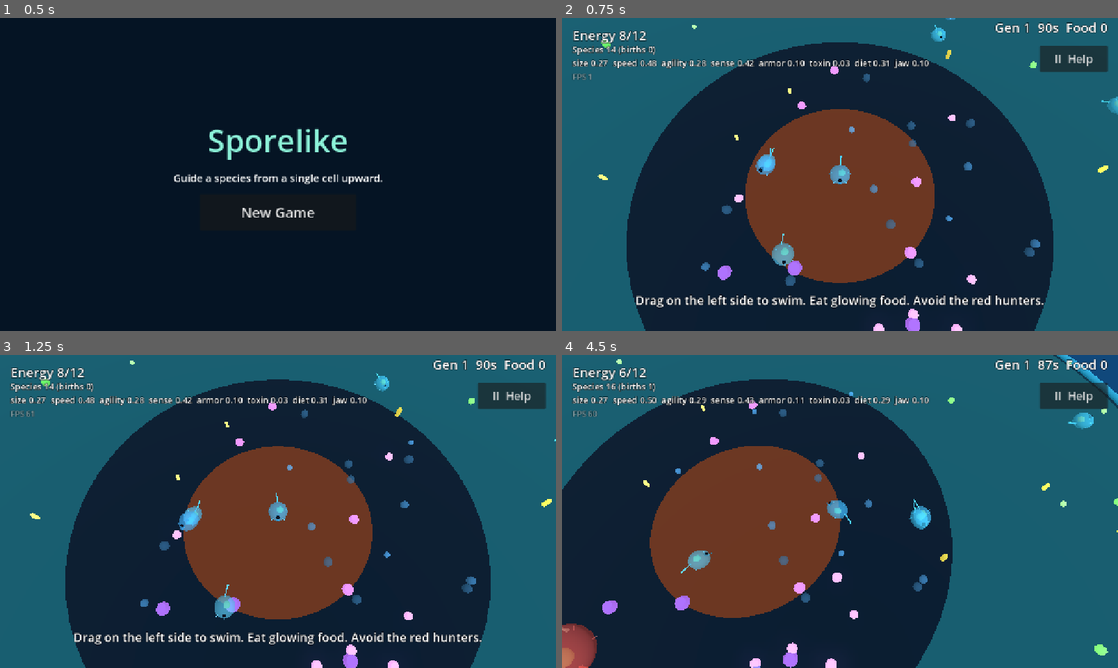
Above: before the commit, frames 1-4 (two rows, left to right).
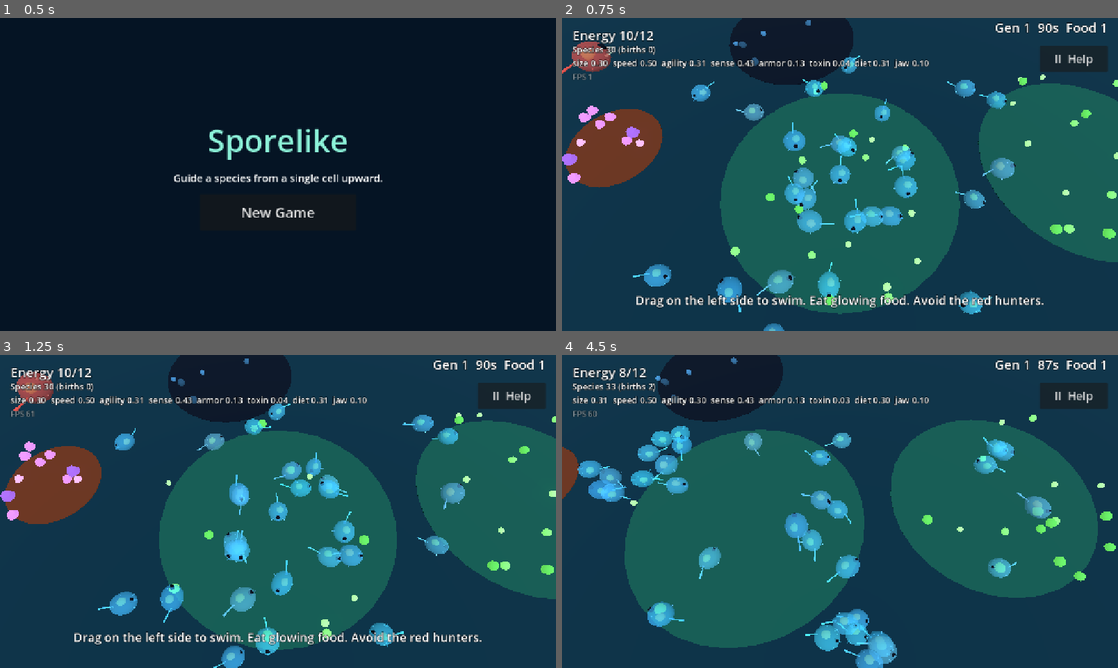
Above: after the commit, the same moments.

Repository: drag0nblad3/Sporelike-
Game: Godot game, scene res://scenes/main.tscn
Two runs of this game, one before a commit and one after it. Both use one fixed random seed, a clock stepped at 60 frames per second and the inputs below.
Inputs (mouse positions are in pixels of both pictures, inside the frame that each line leads up to):
- Up to frame 1 (0.5 s): no input
- Up to frame 2 (0.75 s): click "New Game" at 0.5 s
- Up to frame 3 (1.25 s): no input
- Up to frame 4 (4.5 s): move the mouse to (962, 495) at 1.27 s; hold Right (ui_right) 1.28-2 s; click (962, 495) at 1.42 s; drag from (728, 527) to (812, 574) at 2.02 s; move the mouse to (895, 442) at 2.77 s; hold Right (ui_right) 2.78-3.5 s; drag from (812, 574) to (673, 464) at 3.52 s; move the mouse to (1006, 558) at 4.27 s; hold Left (ui_left) from 4.28 s (still down)

Frame 1 is identical in both runs. In frame 2, 67% of the frame differs, in the area x 0-100%, y 0-100%; in frame 3, 67%; in frame 4, 73%.

Commit message:
Bigger world with scattered food patches and a larger species
The world radius grows from 30 to 55. Food now grows in patches placed
from a saved seed (BiomeMap) instead of concentric rings, each tinting
the floor. The species starts at 30 (max 100) with 7 hunters. A FoodGrid
keeps food lookups local so the larger counts stay cheap, and AI cells
roam to nearby patches when they see no food.

Co-Authored-By: Claude Opus 5.5 <noreply@anthropic.com>
Claude-Session: https://claude.ai/code/session_01LRZhwzL1ScNEsSmFRd9Hjh

Diff:
--- a/scripts/core/food_kind.gd
+++ b/scripts/core/food_kind.gd
@@ -16,47 +16,63 @@
 var drift_speed := 0.0
 ## Speed it darts away at when something comes close (0 = never).
 var flee_speed := 0.0
-var zone_min := 0.0
-var zone_max := 30.0
+## Where it grows: this many patches of the sea floor, each a circle with a
+## radius between patch_min and patch_max, scattered around the world.
+var patch_count := 4
+var patch_min := 4.0
+var patch_max := 8.0
+var floor_color := Color(0.1, 0.3, 0.3)
+var floor_glow := 0.0
 var target_count := 10
 var regrow_interval := 1.0
 var size := 0.22
 
 
 static func all() -> Array[FoodKind]:
-	# Algae: plentiful in the sunlit outer shallows. Easy, low value.
-	var algae := _make("algae", Color(0.45, 1.0, 0.4), 2.5, true, 14.0, 29.0, 45, 0.3)
+	# Algae: big sunlit meadows. Plentiful, easy, low value.
+	var algae := _make("algae", Color(0.45, 1.0, 0.4), 2.5, true, 120, 0.12)
 	algae.hardness_max = 0.3
+	_patches(algae, 7, 6.0, 11.0, Color(0.12, 0.38, 0.3))
 
-	# Plankton: drifts and darts away. Rich, but needs speed or agility.
-	var plankton := _make("plankton", Color(1.0, 0.9, 0.3), 3.5, false, 6.0, 24.0, 18, 0.9)
+	# Plankton: open-water clouds. Drifts and darts away; rich if caught.
+	var plankton := _make("plankton", Color(1.0, 0.9, 0.3), 3.5, false, 55, 0.35)
 	plankton.drift_speed = 1.2
 	plankton.flee_speed = 5.5
 	plankton.hardness_max = 0.1
+	_patches(plankton, 5, 6.0, 10.0, Color(0.1, 0.25, 0.35))
 
-	# Shells: around the warm central vents. Very rich, needs a strong jaw.
-	var shells := _make("shells", Color(0.75, 0.45, 1.0), 5.0, false, 0.0, 10.0, 14, 1.2)
+	# Shells: beds around warm vents. Very rich, needs a strong jaw.
+	var shells := _make("shells", Color(0.75, 0.45, 1.0), 5.0, false, 40, 0.45)
 	shells.hardness_min = 0.3
 	shells.hardness_max = 0.7
 	shells.size = 0.3
+	_patches(shells, 4, 3.0, 5.0, Color(0.45, 0.18, 0.08), 0.6)
 
-	# Motes: faint glowing spores in the deep center. Only keen senses find them.
-	var motes := _make("motes", Color(0.4, 0.75, 1.0, 0.6), 3.0, true, 0.0, 12.0, 16, 0.8)
+	# Motes: faint spores in dark trenches. Only keen senses find them.
+	var motes := _make("motes", Color(0.4, 0.75, 1.0, 0.6), 3.0, true, 45, 0.3)
 	motes.visibility = 0.35
+	_patches(motes, 4, 4.0, 7.0, Color(0.02, 0.06, 0.12))
 
 	var list: Array[FoodKind] = [algae, plankton, shells, motes]
 	return list
 
 
 static func _make(name: String, tint: Color, value: float, plant: bool,
-		inner: float, outer: float, count: int, regrow: float) -> FoodKind:
+		count: int, regrow: float) -> FoodKind:
 	var k := FoodKind.new()
 	k.id = name
 	k.color = tint
 	k.energy = value
 	k.is_plant = plant
-	k.zone_min = inner
-	k.zone_max = outer
 	k.target_count = count
 	k.regrow_interval = regrow
 	return k
+
+
+static func _patches(k: FoodKind, count: int, smallest: float, largest: float,
+		ground: Color, glow: float = 0.0) -> void:
+	k.patch_count = count
+	k.patch_min = smallest
+	k.patch_max = largest
+	k.floor_color = ground
+	k.floor_glow = glow
--- a/scripts/creatures/species_cell.gd
+++ b/scripts/creatures/species_cell.gd
@@ -2,9 +2,15 @@
 extends Organism
 ## An AI member of the player's species. Flees predators it can sense,
 ## otherwise swims to the most worthwhile food it can find and digest,
-## otherwise wanders.
+## otherwise heads for one of the nearby food patches it knows about.
+
+const FORAGE_CHOICES := 3
+const FORAGE_GIVE_UP := 12.0
 
 var ecosystem: Ecosystem
+
+var _forage_target := Vector2.ZERO
+var _forage_timer := 0.0
 
 
 func think(delta: float) -> void:
@@ -20,4 +26,22 @@
 		move_input = (food.flat_pos() - me).normalized()
 		return
 
-	move_input = wander_input(delta)
+	_forage_timer -= delta
+	if _forage_timer <= 0.0 or me.distance_to(_forage_target) < 2.0:
+		_pick_forage_target(me)
+	move_input = (_forage_target - me).normalized() * 0.7
+
+
+## Picks one of the few patches closest to here, so the species spreads
+## between neighbouring patches instead of crossing the whole world.
+func _pick_forage_target(me: Vector2) -> void:
+	_forage_timer = FORAGE_GIVE_UP
+	var patches := ecosystem.map.patches.duplicate()
+	patches.sort_custom(func(a: FoodPatch, b: FoodPatch) -> bool:
+		return me.distance_to(a.center) < me.distance_to(b.center))
+	var count := mini(FORAGE_CHOICES, patches.size())
+	if count == 0:
+		_forage_target = Vector2.ZERO
+		return
+	var patch: FoodPatch = patches[randi() % count]
+	_forage_target = patch.random_point(ecosystem.rng)
--- a/scripts/game.gd
+++ b/scripts/game.gd
@@ -7,7 +7,7 @@
 signal quit_to_title
 signal generation_started(number: int)
 
-const ARENA_RADIUS := 30.0
+const ARENA_RADIUS := 55.0
 const DEATH_PAUSE := 1.5
 
 var ecosystem: Ecosystem
@@ -33,7 +33,9 @@
 
 func _ready() -> void:
 	rng.randomize()
-	add_child(Arena.new(ARENA_RADIUS))
+	var world_seed := int(_save.get("world_seed", randi()))
+	var map := BiomeMap.generate(world_seed, ARENA_RADIUS, FoodKind.all())
+	add_child(Arena.new(map))
 	camera = CameraRig.new()
 	add_child(camera)
 	hud = Hud.new()
@@ -45,7 +47,7 @@
 
 	var founder := Genome.new()
 	ecosystem = Ecosystem.new()
-	ecosystem.setup(ARENA_RADIUS, founder)
+	ecosystem.setup(map, founder)
 	ecosystem.saved_members = GameSaver.members_from(_save)
 	ecosystem.births = int(_save.get("births", 0))
 	ecosystem.species_changed.connect(_refresh_species)
@@ -72,6 +74,7 @@
 	saver.director = director
 	saver.cycle = cycle
 	saver.progress = progress
+	saver.world_seed = world_seed
 	progress.points = float(_save.get("progress", 0.0))
 	add_child(saver)
 
@@ -109,8 +112,9 @@
 func _announce() -> void:
 	generation_started.emit(cycle.number)
 	if smoke_test:
-		print("smoke: generation %d started, species %d, progress %d" % [
-			cycle.number, ecosystem.species.size(), progress.points])
+		print("smoke: generation %d started, species %d, progress %d, physics %.2f ms" % [
+			cycle.number, ecosystem.species.size(), progress.points,
+			Performance.get_monitor(Performance.TIME_PHYSICS_PROCESS) * 1000.0])
 
 
 func _on_player_died(cause: String) -> void:
--- a/scripts/ui/glossary.gd
+++ b/scripts/ui/glossary.gd
@@ -22,11 +22,14 @@
 bodies chew faster. Food far harder than your jaw cannot be eaten.
 
 [font_size=28][b]Food[/b][/font_size]
-[b]Algae[/b] (green, plant): plentiful in the sunlit outer ring. Easy, low value.
-[b]Plankton[/b] (yellow, meat): drifts in the middle ring and darts away when \
-you come close. Rich if you can catch it.
-[b]Shells[/b] (purple, meat): around the warm center. Very rich, but need a strong jaw.
-[b]Motes[/b] (faint blue, plant): in the deep center. Hard to see, so they need keen sense.
+Food grows in patches scattered around the world, each with its own floor colour.
+[b]Algae[/b] (green, plant): big teal meadows, one where your species starts. \
+Easy, low value.
+[b]Plankton[/b] (yellow, meat): clouds over blue open water. Drifts and darts \
+away when you come close. Rich if you can catch it.
+[b]Shells[/b] (purple, meat): small beds around glowing orange vents. Very \
+rich, but need a strong jaw.
+[b]Motes[/b] (faint blue, plant): dark trenches. Hard to see, so they need keen sense.
 
 [b]Food grades[/b]: every piece is a little different. Bigger, darker pieces \
 are worth a bit more energy, but are much tougher to crack, harder to spot, \
@@ -41,7 +44,8 @@
 [b]Generation[/b]: a timed round (top right shows time left). It ends when \
 the timer runs out or you die.
 [b]Species[/b]: the other cells of your kind. They eat, breed and die on \
-their own. The top-left line shows their average traits: a description of \
+their own, and roam between nearby patches when food runs out. The \
+top-left line shows their average traits: a description of \
 everyone in the species this generation, so deaths do not drag it down.
 [b]Births[/b]: well-fed cells split into offspring with small random mutations.
 [b]Population screen[/b]: between generations it shows how your species \
--- a/scripts/world/arena.gd
+++ b/scripts/world/arena.gd
@@ -1,12 +1,15 @@
 class_name Arena
 extends Node3D
-## The patch of ocean: background, lighting, sea floor and glowing rim.
+## The patch of ocean: background, lighting, sea floor with each food
+## patch from the BiomeMap drawn on it, and a glowing rim.
 
-var radius := 30.0
+var radius := 55.0
+var map: BiomeMap
 
 
-func _init(arena_radius: float = 30.0) -> void:
-	radius = arena_radius
+func _init(biome_map: BiomeMap) -> void:
+	map = biome_map
+	radius = biome_map.radius
 
 
 func _ready() -> void:
@@ -30,7 +33,7 @@
 	floor_mesh.top_radius = radius
 	floor_mesh.bottom_radius = radius
 	floor_mesh.height = 0.2
-	floor_mesh.radial_segments = 64
+	floor_mesh.radial_segments = 96
 	var floor_mat := StandardMaterial3D.new()
 	floor_mat.albedo_color = Color(0.05, 0.2, 0.25)
 	var ocean_floor := MeshInstance3D.new()
@@ -39,16 +42,21 @@
 	ocean_floor.position.y = -1.5
 	add_child(ocean_floor)
 
-	# Zones on the floor: sunlit shallows outside, deep water inside,
-	# warm vents in the middle. FoodKind zones match these radii.
-	_floor_disc(radius - 0.5, Color(0.12, 0.38, 0.4), 0.0, -1.38)
-	_floor_disc(13.0, Color(0.03, 0.1, 0.16), 0.0, -1.37)
-	_floor_disc(6.0, Color(0.45, 0.18, 0.08), 0.6, -1.36)
+	# Each food patch tints the floor beneath it: meadows, open water,
+	# warm vents, dark trenches.
+	var looks := {}
+	for kind in FoodKind.all():
+		looks[kind.id] = kind
+	var y := -1.39
+	for patch in map.patches:
+		var kind: FoodKind = looks[patch.kind_id]
+		y += 0.001
+		_floor_disc(patch.center, patch.radius, kind.floor_color, kind.floor_glow, y)
 
 	var rim_mesh := TorusMesh.new()
 	rim_mesh.inner_radius = radius - 0.25
 	rim_mesh.outer_radius = radius + 0.25
-	rim_mesh.rings = 64
+	rim_mesh.rings = 96
 	var rim_mat := StandardMaterial3D.new()
 	rim_mat.albedo_color = Color(0.2, 0.6, 0.7)
 	rim_mat.emission_enabled = true
@@ -60,12 +68,12 @@
 	add_child(rim)
 
 
-func _floor_disc(r: float, color: Color, glow: float, y: float) -> void:
+func _floor_disc(at: Vector2, r: float, color: Color, glow: float, y: float) -> void:
 	var mesh := CylinderMesh.new()
 	mesh.top_radius = r
 	mesh.bottom_radius = r
 	mesh.height = 0.02
-	mesh.radial_segments = 64
+	mesh.radial_segments = 32
 	var mat := StandardMaterial3D.new()
 	mat.albedo_color = color
 	if glow > 0.0:
@@ -74,5 +82,5 @@
 	var disc := MeshInstance3D.new()
 	disc.mesh = mesh
 	disc.material_override = mat
-	disc.position.y = y
+	disc.position = Vector3(at.x, y, at.y)
 	add_child(disc)
--- /dev/null
+++ b/scripts/world/biome_map.gd
@@ -0,0 +1,53 @@
+class_name BiomeMap
+extends RefCounted
+## Where each FoodKind grows: patches scattered across the world from a
+## seed, so a saved game can rebuild the same map. The first algae meadow
+## sits near the center, where a new species starts.
+
+const TRIES := 40
+const EDGE_GAP := 2.0
+
+var radius := 55.0
+var patches: Array[FoodPatch] = []
+
+
+static func generate(world_seed: int, world_radius: float, kinds: Array[FoodKind]) -> BiomeMap:
+	var map := BiomeMap.new()
+	map.radius = world_radius
+	var rng := RandomNumberGenerator.new()
+	rng.seed = world_seed
+	for kind in kinds:
+		for i in kind.patch_count:
+			var r := rng.randf_range(kind.patch_min, kind.patch_max)
+			var start_here := kind.id == "algae" and i == 0
+			map.patches.append(FoodPatch.make(kind.id, map._place(r, rng, start_here), r))
+	return map
+
+
+func patches_for(kind_id: String) -> Array[FoodPatch]:
+	var list: Array[FoodPatch] = []
+	for patch in patches:
+		if patch.kind_id == kind_id:
+			list.append(patch)
+	return list
+
+
+## A spot for a patch of radius r, kept apart from other patches when
+## possible. The starting meadow goes at the center.
+func _place(r: float, rng: RandomNumberGenerator, at_center: bool) -> Vector2:
+	if at_center:
+		return Vector2.ZERO
+	var best := Vector2.ZERO
+	var best_gap := -INF
+	var reach := radius - r - EDGE_GAP
+	for _i in TRIES:
+		var p := Vector2.from_angle(rng.randf() * TAU) * reach * sqrt(rng.randf())
+		var gap := INF
+		for other in patches:
+			gap = minf(gap, p.distance_to(other.center) - other.radius - r)
+		if gap > 1.0:
+			return p
+		if gap > best_gap:
+			best_gap = gap
+			best = p
+	return best
--- a/scripts/world/ecosystem.gd
+++ b/scripts/world/ecosystem.gd
@@ -6,12 +6,13 @@
 signal species_changed
 signal member_died(cause: String)
 
-const START_POPULATION := 14
-const MAX_POPULATION := 40
-const PREDATOR_COUNT := 3
+const START_POPULATION := 30
+const MAX_POPULATION := 100
+const PREDATOR_COUNT := 7
 const REPRODUCE_AT := 10.0
 
-var arena_radius := 30.0
+var arena_radius := 55.0
+var map: BiomeMap
 var food: FoodField
 var player: PlayerCell
 var rng := RandomNumberGenerator.new()
@@ -26,15 +27,16 @@
 var _founder: Genome
 
 
-func setup(arena: float, founder: Genome) -> void:
-	arena_radius = arena
+func setup(biome_map: BiomeMap, founder: Genome) -> void:
+	map = biome_map
+	arena_radius = biome_map.radius
 	_founder = founder
 
 
 func _ready() -> void:
 	rng.randomize()
 	food = FoodField.new()
-	food.setup(arena_radius, rng)
+	food.setup(map, rng)
 	add_child(food)
 	for entry in saved_members:
 		var saved_genome: Genome = entry[0]
@@ -43,12 +45,13 @@
 		spawn_member(saved_genome, saved_at, saved_energy)
 	if saved_members.is_empty():
 		for _i in START_POPULATION:
-			spawn_member(_founder.mutated(rng).mutated(rng), _random_point(4.0, 20.0), 6.0)
+			spawn_member(_founder.mutated(rng).mutated(rng), _random_point(2.0, 12.0), 6.0)
 	for _i in PREDATOR_COUNT:
-		_spawn_predator(_random_point(14.0, arena_radius - 3.0))
+		_spawn_predator(_random_point(20.0, arena_radius - 3.0))
 
 
 func _physics_process(delta: float) -> void:
+	food.refresh()
 	var prey := prey_list()
 	var movers: Array[Vector2] = []
 	for org in prey:
@@ -97,7 +100,7 @@
 ## Restart the species from one genome after an extinction.
 func reseed(founder: Genome) -> void:
 	for _i in START_POPULATION:
-		spawn_member(founder.mutated(rng), _random_point(4.0, 20.0), 6.0)
+		spawn_member(founder.mutated(rng), _random_point(2.0, 12.0), 6.0)
 
 
 func spawn_member(g: Genome, at: Vector2, start_energy: float) -> SpeciesCell:
--- a/scripts/world/food_field.gd
+++ b/scripts/world/food_field.gd
@@ -1,11 +1,14 @@
 class_name FoodField
 extends Node3D
-## All food in the arena, of every FoodKind. Each kind regrows in its own
-## zone at its own pace, so a big population runs short and has to compete.
+## All food in the world, of every FoodKind. Each kind regrows in its own
+## patches (from the BiomeMap) at its own pace, so a big population runs
+## short and has to compete. A FoodGrid keeps lookups local.
 
 const STARTLE_RANGE := 2.5
+## Organisms are never bigger than this, so it bounds the eating reach.
+const MAX_REACH := 2.5
 
-var arena_radius := 30.0
+var map: BiomeMap
 var rng: RandomNumberGenerator
 var kinds: Array[FoodKind] = []
 
@@ -13,10 +16,12 @@
 var _materials := {}
 var _counts := {}
 var _timers := {}
+var _patches := {}
+var _grid := FoodGrid.new()
 
 
-func setup(arena: float, random: RandomNumberGenerator) -> void:
-	arena_radius = arena
+func setup(biome_map: BiomeMap, random: RandomNumberGenerator) -> void:
+	map = biome_map
 	rng = random
 
 
@@ -28,8 +33,10 @@
 			_materials["%s%d" % [kind.id, tier]] = FoodLook.material_for(kind, tier)
 		_counts[kind.id] = 0
 		_timers[kind.id] = 0.0
+		_patches[kind.id] = map.patches_for(kind.id)
 		for _i in kind.target_count:
 			_spawn(kind)
+	refresh()
 
 
 func _process(delta: float) -> void:
@@ -40,16 +47,18 @@
 			_spawn(kind)
 
 
+## Re-buckets all food. The ecosystem calls this once per physics frame.
+func refresh() -> void:
+	_grid.rebuild(get_children())
+
+
 ## Darting food flees from any of these positions that come close.
 func startle_near(threats: Array[Vector2]) -> void:
-	for child in get_children():
-		var item := child as FoodItem
-		if item.flee_speed <= 0.0:
-			continue
-		for t in threats:
-			if item.flat_pos().distance_squared_to(t) < STARTLE_RANGE * STARTLE_RANGE:
+	for t in threats:
+		for item in _grid.near(t, STARTLE_RANGE):
+			if item.flee_speed > 0.0 and \
+					item.flat_pos().distance_squared_to(t) < STARTLE_RANGE * STARTLE_RANGE:
 				item.startle(t)
-				break
 
 
 ## The most worthwhile food this organism can notice and digest, or null.
@@ -57,10 +66,7 @@
 	var best: FoodItem = null
 	var best_score := 0.0
 	var me := org.flat_pos()
-	for child in get_children():
-		if child.is_queued_for_deletion():
-			continue
-		var item := child as FoodItem
+	for item in _grid.near(me, org.genome.sense_range()):
 		var crack := org.genome.crack_time(item.hardness)
 		if crack == INF:
 			continue
@@ -79,10 +85,9 @@
 func consume_near(org: Organism, delta: float) -> float:
 	var gained := 0.0
 	var me := org.flat_pos()
-	for child in get_children():
-		if child.is_queued_for_deletion():
+	for item in _grid.near(me, MAX_REACH):
+		if item.is_queued_for_deletion():
 			continue
-		var item := child as FoodItem
 		var reach := org.radius() + item.kind.size
 		if me.distance_squared_to(item.flat_pos()) > reach * reach:
 			continue
@@ -96,14 +101,16 @@
 
 
 func _spawn(kind: FoodKind) -> void:
+	var patches: Array[FoodPatch] = _patches[kind.id]
+	if patches.is_empty():
+		return
+	var patch := patches[rng.randi() % patches.size()]
 	var item := FoodItem.new()
 	item.roll(kind, rng)
-	item.arena_radius = arena_radius
+	item.home = patch
 	item.mesh = _meshes[kind.id]
 	item.material_override = _materials["%s%d" % [kind.id, item.tier()]]
-	var outer := minf(kind.zone_max, arena_radius - 1.0)
-	var dist := sqrt(rng.randf_range(kind.zone_min * kind.zone_min, outer * outer))
-	var p := Vector2.from_angle(rng.randf() * TAU) * dist
+	var p := patch.random_point(rng)
 	item.position = Vector3(p.x, 0.0, p.y)
 	add_child(item)
 	_counts[kind.id] += 1
--- /dev/null
+++ b/scripts/world/food_grid.gd
@@ -0,0 +1,40 @@
+class_name FoodGrid
+extends RefCounted
+## Buckets food by position so eaters only check nearby pieces instead of
+## every piece in the world. Rebuilt each physics frame, since food drifts.
+
+const CELL := 8.0
+
+var _buckets := {}
+
+
+func rebuild(items: Array[Node]) -> void:
+	_buckets.clear()
+	for child in items:
+		var item := child as FoodItem
+		if item == null or item.is_queued_for_deletion():
+			continue
+		var key := _key(item.flat_pos())
+		if not _buckets.has(key):
+			_buckets[key] = []
+		var bucket: Array = _buckets[key]
+		bucket.append(item)
+
+
+## Food in every bucket that overlaps the circle at pos with this radius.
+func near(pos: Vector2, reach: float) -> Array[FoodItem]:
+	var found: Array[FoodItem] = []
+	var low := _key(pos - Vector2(reach, reach))
+	var high := _key(pos + Vector2(reach, reach))
+	for x in range(low.x, high.x + 1):
+		for y in range(low.y, high.y + 1):
+			var bucket: Array = _buckets.get(Vector2i(x, y), [])
+			for item in bucket:
+				var food: FoodItem = item
+				if is_instance_valid(food) and not food.is_queued_for_deletion():
+					found.append(food)
+	return found
+
+
+func _key(p: Vector2) -> Vector2i:
+	return Vector2i(floori(p.x / CELL), floori(p.y / CELL))
--- a/scripts/world/food_item.gd
+++ b/scripts/world/food_item.gd
@@ -20,7 +20,8 @@
 var velocity := Vector2.ZERO
 ## Seconds something has spent chewing on this piece; wears off when left.
 var chew := 0.0
-var arena_radius := 30.0
+## The patch it grew in; drifting food stays inside it.
+var home: FoodPatch
 
 var _phase := 0.0
 var _drift_dir := Vector2.ZERO
@@ -94,12 +95,8 @@
 	velocity = velocity.move_toward(_drift_dir * drift_speed, delta * 4.0)
 
 	var p := flat_pos() + velocity * delta
-	var outer := minf(kind.zone_max, arena_radius - 1.0)
-	if p.length() > outer:
-		p = p.normalized() * outer
-		_drift_dir = -p.normalized()
-	elif p.length() < kind.zone_min and p.length() > 0.01:
-		p = p.normalized() * kind.zone_min
-		_drift_dir = p.normalized()
-	position.x = p.x
-	position.z = p.y
+	var held := home.keep_inside(p)
+	if held != p:
+		_drift_dir = (home.center - held).normalized()
+	position.x = held.x
+	position.z = held.y
--- /dev/null
+++ b/scripts/world/food_patch.gd
@@ -0,0 +1,28 @@
+class_name FoodPatch
+extends RefCounted
+## One circle of sea floor where a single FoodKind grows.
+
+var kind_id := ""
+var center := Vector2.ZERO
+var radius := 5.0
+
+
+static func make(id: String, at: Vector2, r: float) -> FoodPatch:
+	var patch := FoodPatch.new()
+	patch.kind_id = id
+	patch.center = at
+	patch.radius = r
+	return patch
+
+
+## A uniformly random point inside the patch.
+func random_point(rng: RandomNumberGenerator) -> Vector2:
+	return center + Vector2.from_angle(rng.randf() * TAU) * radius * sqrt(rng.randf())
+
+
+## Pulls a point that drifted out of the patch back to its edge.
+func keep_inside(p: Vector2) -> Vector2:
+	var offset := p - center
+	if offset.length() <= radius:
+		return p
+	return center + offset.normalized() * radius
--- a/scripts/world/game_saver.gd
+++ b/scripts/world/game_saver.gd
@@ -8,6 +8,7 @@
 var director: PlayerDirector
 var cycle: GenerationCycle
 var progress: EvolutionProgress
+var world_seed := 0
 
 
 func _notification(what: int) -> void:
@@ -33,6 +34,7 @@
 		"time_left": cycle.time_left,
 		"births": ecosystem.births,
 		"progress": progress.points,
+		"world_seed": world_seed,
 		"player": you,
 		"species": members,
 	})
